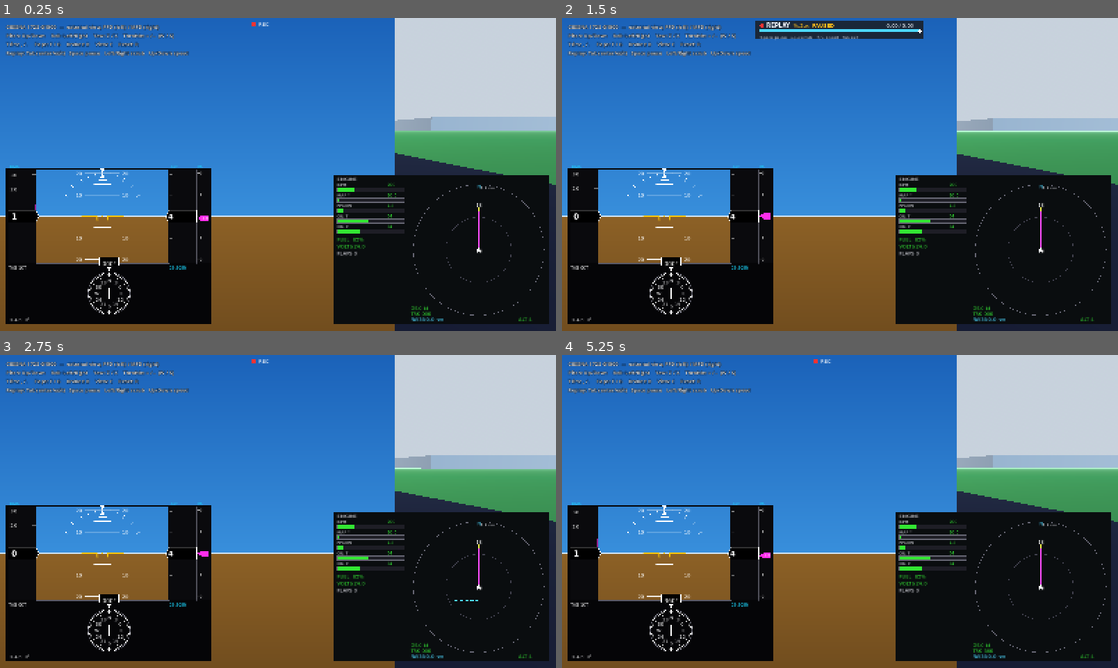
Above: before the commit, frames 1-4 (two rows, left to right).
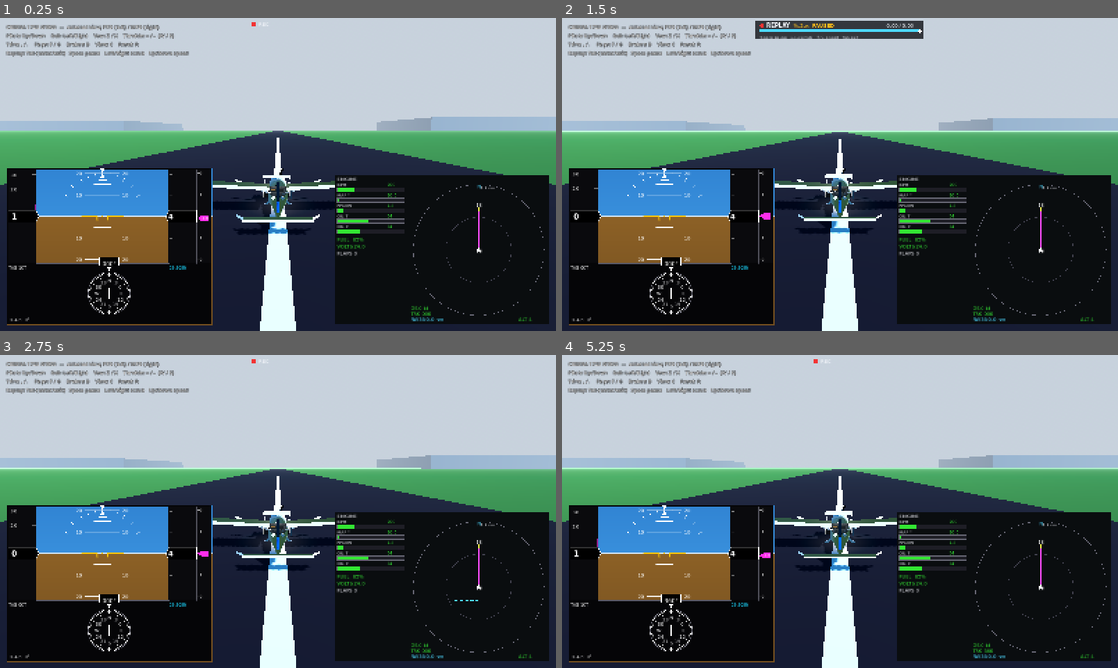
Above: after the commit, the same moments.

Repository: bigcubedata/test
Game: Godot game, scene res://src/Main.tscn
The game is run twice, just before and just after one commit, with the same random seed, the same clock (stepped at 60 frames per second) and the same inputs.
Inputs (mouse positions are in pixels of both pictures, inside the frame that each line leads up to):
- Up to frame 1 (0.25 s): no input
- Up to frame 2 (1.5 s): move the mouse to (962, 158) at 0.52 s; hold Right (roll_right) 0.53-1.25 s; tap Tab (replay_toggle) at 0.6 s; click (962, 158) at 0.67 s; tap Enter at 1.25 s; drag from (728, 190) to (812, 237) at 1.27 s
- Up to frame 3 (2.75 s): tap R (reset_aircraft) at 2 s; move the mouse to (333, 442) at 2.02 s; hold Right (roll_right) from 2.03 s (still down); tap Tab (replay_toggle) at 2.1 s
- Up to frame 4 (5.25 s): release Right (roll_right) at 2.75 s; drag from (812, 574) to (673, 464) at 2.77 s; tap R (reset_aircraft) at 3.5, 4.25 s; move the mouse to (1006, 558) at 3.52 s; hold Left (roll_left) 3.53-4.25 s; tap Tab (replay_toggle) at 3.6, 5.1 s; drag from (673, 464) to (756, 433) at 4.27 s; move the mouse to (867, 511) at 5.02 s; hold F (flaps_down) from 5.03 s (still down); click (867, 511) at 5.17 s

The runs differ from the first frame. In frame 1, 47% of the frame differs, in the area x 0-71%, y 0-100%; in frame 2, 46%; in frame 3, 47%; in frame 4, 47%.

Commit message:
PFD: clip to bezel so the attitude sky/ground can't spill off-screen
The attitude indicator draws an oversized rotated sky/ground polygon; with the
control's clip_contents off, a banked attitude bled past the PFD's edges onto
the world view. Enable clip_contents on the PFD (and MFD) so all drawing is
confined to the instrument's rectangle.

Diff:
--- a/src/Main.tscn
+++ b/src/Main.tscn
@@ -31,6 +31,7 @@
 hide_in_cockpit = [NodePath("PFD"), NodePath("MFD")]
 
 [node name="PFD" type="Control" parent="UI"]
+clip_contents = true
 anchor_top = 1.0
 anchor_bottom = 1.0
 offset_left = 18.0
@@ -40,6 +41,7 @@
 script = ExtResource("5_pfd")
 
 [node name="MFD" type="Control" parent="UI"]
+clip_contents = true
 anchor_left = 1.0
 anchor_top = 1.0
 anchor_right = 1.0
